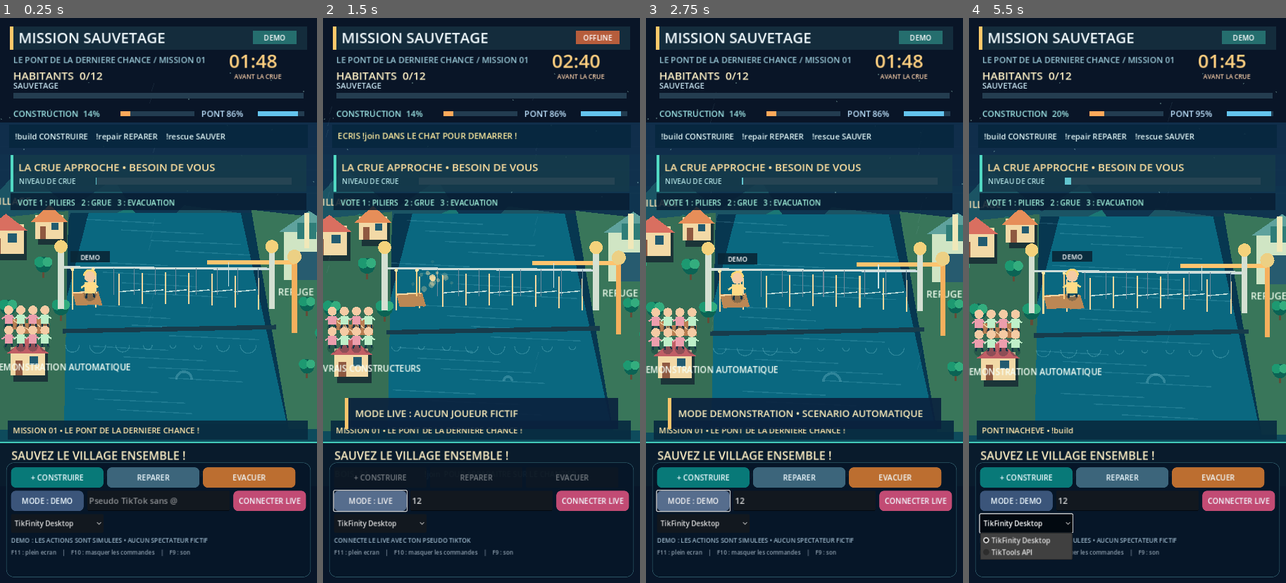
Above: before the commit, frames 1-4 (left to right).
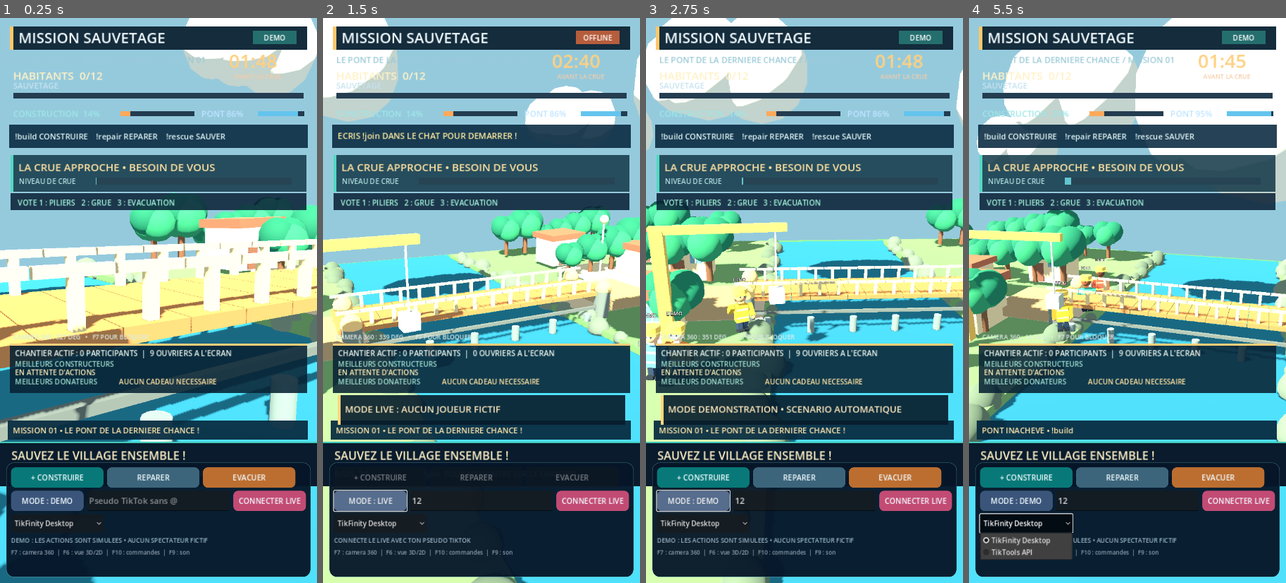
Above: after the commit, the same moments.

Repository: Hsergo/LIVE-BATTLES
Game: Godot game, scene res://main.tscn
The game is run twice, just before and just after one commit, with the same random seed, the same clock (stepped at 60 frames per second) and the same inputs.
Inputs (mouse positions are in pixels of both pictures, inside the frame that each line leads up to):
- Up to frame 1 (0.25 s): no input
- Up to frame 2 (1.5 s): click (481, 498) at 0.52 s; type "12" at 0.6 s; click "MODE : DEMO" at 1.25 s
- Up to frame 3 (2.75 s): click "MODE : LIVE" at 2 s
- Up to frame 4 (5.5 s): click "+ CONSTRUIRE" at 2.75 s; click "REPARER" at 3.5 s; click "EVACUER" at 4.25 s; click "TikFinity Desktop" at 5 s

The runs differ from the first frame. In frame 1, 54% of the frame differs, in the area x 0-100%, y 0-100%; in frame 2, 52%; in frame 3, 52%; in frame 4, 57%.

Commit message:
feat(rescue): render 3D scene by default, 360 camera F7, 48 active workers, live scoreboard and 3D smoke tests

Diff:
--- a/rescue/game/scripts/main.gd
+++ b/rescue/game/scripts/main.gd
@@ -12,6 +12,12 @@
 const BRIDGE_Y := 692.0
 
 var state: RefCounted
+var world_viewport: SubViewport
+var world_sprite: Sprite2D
+var world_3d: Node3D
+var enable_3d := true
+var action_headline := ""
+var action_headline_life := 0.0
 var agents: RefCounted
 var agent_message := ""
 var agent_message_life := 0.0
@@ -65,10 +71,30 @@
 	music = load("res://scripts/audio_fx.gd").new()
 	add_child(music)
 	_build_controls()
+	_setup_world_3d()
 	_load_preferences()
 	_open_socket()
 	set_process(true)
 	queue_redraw()
+
+func _setup_world_3d() -> void:
+	world_viewport = SubViewport.new()
+	world_viewport.name = "ThreeDimensionalRender"
+	world_viewport.size = Vector2i(720,1280)
+	world_viewport.render_target_update_mode = SubViewport.UPDATE_ALWAYS
+	world_viewport.own_world_3d = true
+	world_viewport.transparent_bg = false
+	add_child(world_viewport)
+	world_3d = load("res://scripts/world_3d.gd").new()
+	world_viewport.add_child(world_3d)
+	world_3d.call("initialize",state,false)
+	world_sprite = Sprite2D.new()
+	world_sprite.name = "ThreeDimensionalBackdrop"
+	world_sprite.centered = false
+	world_sprite.texture = world_viewport.get_texture()
+	world_sprite.z_index = -100
+	world_sprite.visible = enable_3d
+	add_child(world_sprite)
 
 func _open_socket() -> void:
 	ws = WebSocketPeer.new()
@@ -91,6 +117,7 @@
 		if float(item["time"]) <= 0.0:
 			fx.erase(item)
 	banner_life = maxf(0,banner_life-d)
+	action_headline_life = maxf(0.0,action_headline_life-d)
 	if helicopter_active:
 		helicopter_time += d
 		if helicopter_time > 5.0:
@@ -118,7 +145,14 @@
 		banner = "UN HABITANT SAUVE !"
 		banner_life = 2.2
 	if state.get("events").size() > 0:
-		var e: Dictionary = state.get("events")[0]
+		var events: Array = state.get("events")
+		if world_3d != null:
+			for index in range(events.size()-1,-1,-1):
+				var scene_event: Dictionary = events[index]
+				if int(scene_event.get("id",0)) > int(world_3d.get("last_event")):
+					world_3d.call("record_event",scene_event)
+					world_3d.set("last_event",int(scene_event.get("id",0)))
+		var e: Dictionary = events[0]
 		if int(e.get("id",0)) != last_event:
 			last_event = int(e.get("id",0))
 			var kind := str(e.get("kind",""))
@@ -210,6 +244,8 @@
 func _switch_mode() -> void:
 	if game_mode == "DEMO":
 		game_mode = "LIVE"
+		if world_3d != null:
+			world_3d.call("set_live",true)
 		live_auto_hide = false
 		state.call("configure",false)
 		agents.call("reset")
@@ -217,6 +253,8 @@
 		banner_life = 3.0
 	else:
 		game_mode = "DEMO"
+		if world_3d != null:
+			world_3d.call("set_live",false)
 		admin_visible = true
 		state.call("configure",true)
 		agents.call("reset")
@@ -344,7 +382,7 @@
 	status_label.autowrap_mode = TextServer.AUTOWRAP_WORD_SMART
 	stack.add_child(status_label)
 	var hint := Label.new()
-	hint.text = "F11 : plein ecran    |    F10 : masquer les commandes    |    F9 : son"
+	hint.text = "F7 : camera 360  |  F6 : vue 3D/2D  |  F10 : commandes  |  F9 : son"
 	hint.add_theme_font_size_override("font_size",13)
 	hint.add_theme_color_override("font_color",Color("#8c9dac"))
 	stack.add_child(hint)
@@ -371,6 +409,13 @@
 	elif event.keycode == KEY_F9:
 		if music != null:
 			music.call("toggle_sound")
+	elif event.keycode == KEY_F7:
+		if world_3d != null:
+			world_3d.call("camera_mode_next")
+	elif event.keycode == KEY_F6:
+		enable_3d = not enable_3d
+		if world_sprite != null:
+			world_sprite.visible = enable_3d
 	elif event.keycode == KEY_F11:
 		var window := get_window()
 		window.mode = Window.MODE_WINDOWED if window.mode == Window.MODE_FULLSCREEN else Window.MODE_FULLSCREEN
@@ -390,6 +435,9 @@
 	_text(label,Vector2(30,y-9),18,Color("#c5e2ef"))
 
 func _draw() -> void:
+	if enable_3d and world_3d != null:
+		_draw_hud_3d()
+		return
 	_draw_base()
 	var zoom := 1.14 + sin(clock*0.18)*0.013
 	var camera_pan := Vector2(
@@ -877,3 +925,45 @@
 		_poly([Vector2(x-25,y),Vector2(x+25,y),Vector2(x+14,y+16),Vector2(x-13,y+16)],Color("#d49b6d"))
 		draw_line(Vector2(x,y-34),Vector2(x,y),Color("#e9d8b4"),3.0)
 		_poly([Vector2(x+1,y-33),Vector2(x+1,y-3),Vector2(x+17,y-3)],Color("#e9f8e2"))
+
+func _draw_hud_3d() -> void:
+	# Native 3D from a dedicated SubViewport; only HUD is drawn in 2D.
+	_draw_header()
+	_draw_scene_legend()
+	_draw_emergency_card()
+	_draw_agent_message()
+	_draw_3d_leaderboards()
+	_draw_status_3d()
+	_draw_footer()
+	if banner_life > 0:
+		_rect(33,854,654,67,Color("#071c2be9"))
+		_rect(33,854,7,67,Color("#ffd67d"))
+		_text(banner.substr(0,49),Vector2(50,894),21,Color("#ffe9bd"))
+	if str(state.get("status")) == "RESULT":
+		_draw_result()
+	if flash > 0.0:
+		_rect(0,236,720,720,Color(1.0,0.53,0.31,flash*0.17))
+
+func _draw_3d_leaderboards() -> void:
+	var people: int = int(state.get("participants").size())
+	var visible_count: int = int(world_3d.call("visible_workers")) if world_3d != null else 0
+	_rect(22,737,676,112,Color("#082334e1"))
+	_rect(22,737,676,5,Color("#ffcf79"))
+	_text("CHANTIER ACTIF : %d PARTICIPANTS  |  %d OUVRIERS A L'ECRAN" % [people,visible_count],
+		Vector2(34,766),17,Color("#eff8ef"))
+	var builders: Array[String] = state.call("top_builders",3)
+	var donors: Array[String] = state.call("top_donors",3)
+	_text("MEILLEURS CONSTRUCTEURS",Vector2(34,790),16,Color("#a1dfd0"))
+	_text("  /  ".join(builders) if not builders.is_empty() else "EN ATTENTE D'ACTIONS",
+		Vector2(34,809),16,Color("#fff0ba"),false,645)
+	_text("MEILLEURS DONATEURS",Vector2(34,830),16,Color("#a1dfd0"))
+	_text("  /  ".join(donors) if not donors.is_empty() else "AUCUN CADEAU NECESSAIRE",
+		Vector2(270,830),16,Color("#ffe2a1"),false,411)
+	# The contribution is attributed to the real actor, not to a synthetic bot.
+
+func _draw_status_3d() -> void:
+	if world_3d == null:
+		return
+	var orbit: float = float(world_3d.call("camera_turn_degrees"))
+	_text("CAMERA 360 : %d DEG   •   F7 POUR BLOQUER" % int(orbit),
+		Vector2(30,728),14,Color("#dcebe6"))
--- a/rescue/game/tests/view_smoke.gd
+++ b/rescue/game/tests/view_smoke.gd
@@ -21,6 +21,13 @@
 	check(main.get("state") != null,"Modele de mission injecte")
 	check(str(main.get("game_mode"))=="DEMO","Mode demonstration par defaut et explicite")
 	check(main.get("act_buttons").size()==3,"Commandes de test presentes")
+	var world: Node3D = main.get("world_3d") as Node3D
+	check(world != null,"Moteur graphique 3D instancie")
+	check(main.get("enable_3d"),"Affichage 3D actif par defaut")
+	check(world.get("camera") != null,"Camera 360 degres disponible")
+	check(int(world.call("visible_workers")) >= 6,"Plusieurs ouvriers visibles en demonstration")
+	check(world.get("segments").size() >= 10,"Construction en 3D composee de vraies sections")
+
 	await create_timer(0.3).timeout
 	main.call("_switch_mode")
 	check(str(main.get("game_mode"))=="LIVE","Mode LIVE accessible")
@@ -40,5 +47,12 @@
 	model.call("_start_mission",false)
 	check(str(model.call("scenario_info").get("id"))=="lighthouse","Scene de phare disponible")
 	check(model.get("participants").has("SpectateurLive"),"Les vrais participants restent inscrits entre missions")
+	for i in range(55):
+		model.call("join","user_%d" % i)
+	world.call("_sync_workers")
+	check(int(world.call("visible_workers")) >= 12,"Le chantier ne reste pas a deux ou trois ouvriers")
+	check(int(world.call("visible_workers")) <= 48,"Limite de rendu 3D pour assurer les performances")
+	check(int(world.call("live_participants")) >= 56,"Les joueurs non affiches restent comptabilises")
+
 	print("VIEW TEST RESULT: "+("FAILED" if failed else "SUCCESS"))
 	quit(1 if failed else 0)
